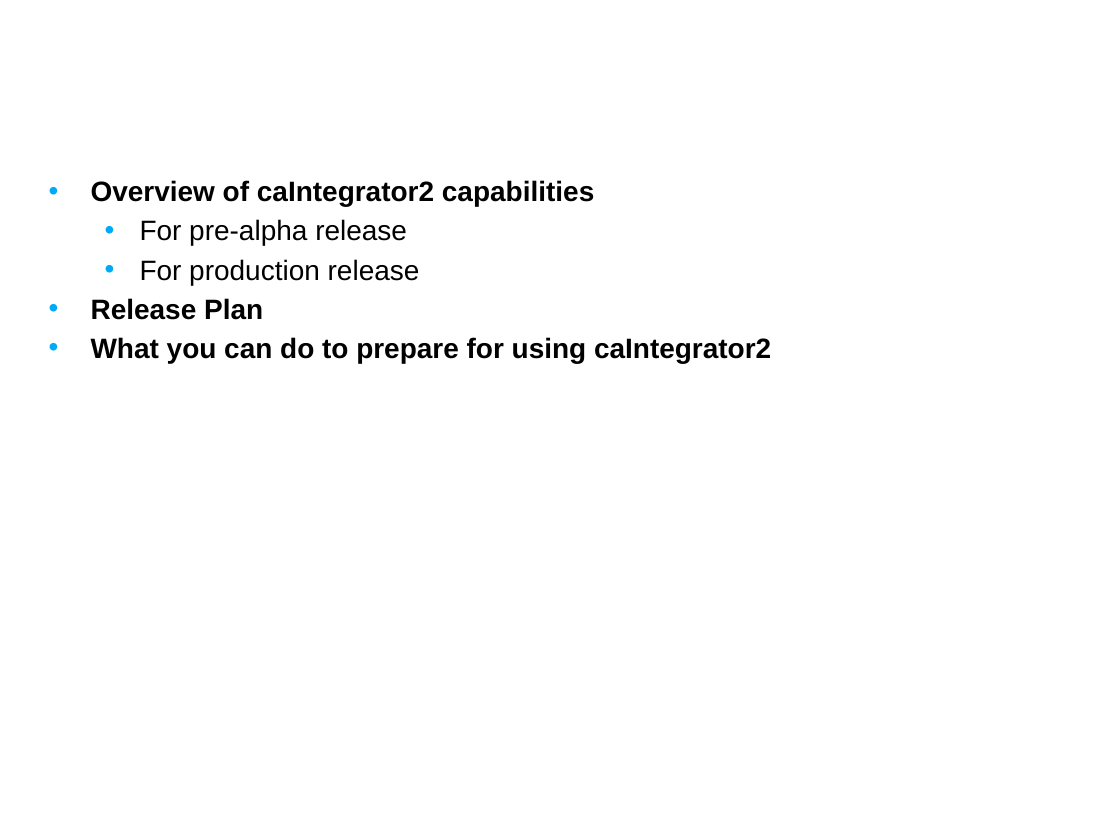
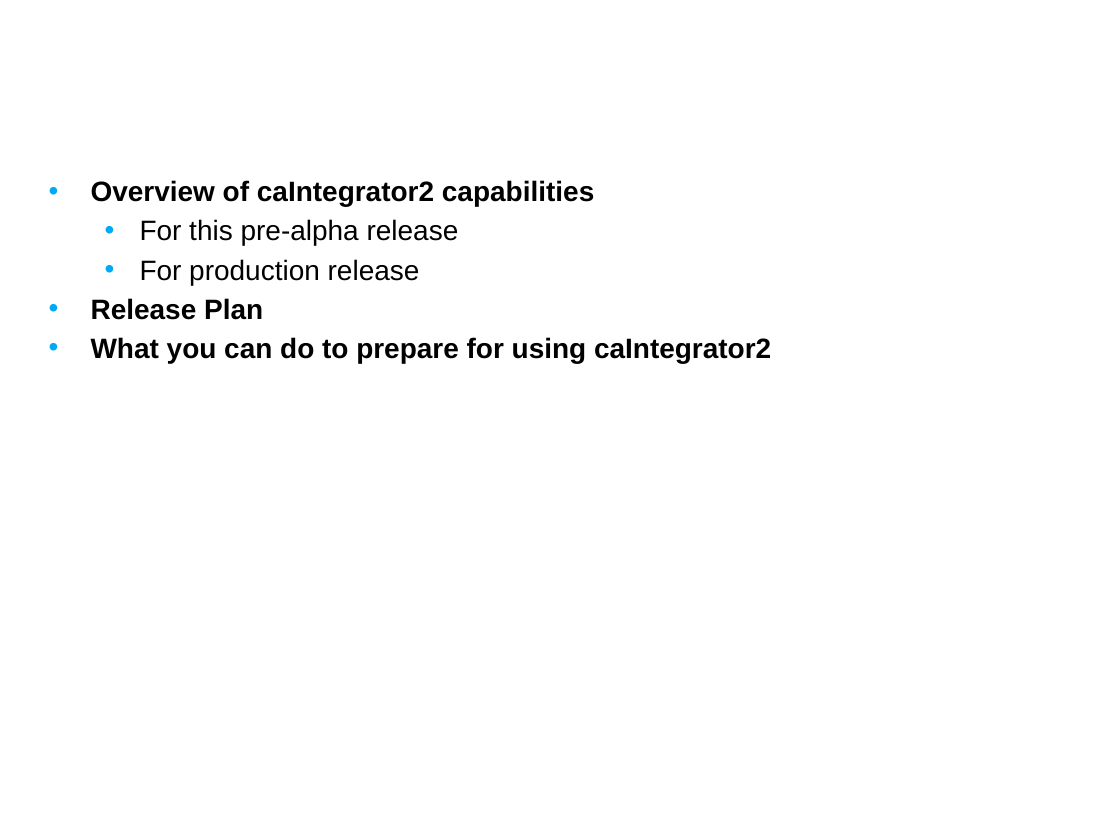
Before and after one commit to NCIP/caintegrator, a slide deck: slide 2 of docs/project_management/external_meetings/Pre Alpha Release Intro Slides.pptx. Drawn at 1120x840 pixels with LibreOffice and Linux fonts; fonts in the diff are those of the drawing; background and template pictures are left out. Boxes give left, top, right and bottom in pixels: in the first picture for what was removed or moved away, otherwise in the second. Text is boxed around its words. In the diff, an @@ line names an element or a change of style, - is before the commit and + after.

```diff
--- a/docs/project_management/external_meetings/Pre Alpha Release Intro Slides.pptx
+++ b/docs/project_management/external_meetings/Pre Alpha Release Intro Slides.pptx
@@ text at <box>140,219,459,245</box>: text changed @@
-  • For pre-alpha release
+  • For this pre-alpha release
```
Also in this commit, not shown: 2 other slides changed, 1 slide added, 1 slide removed.
